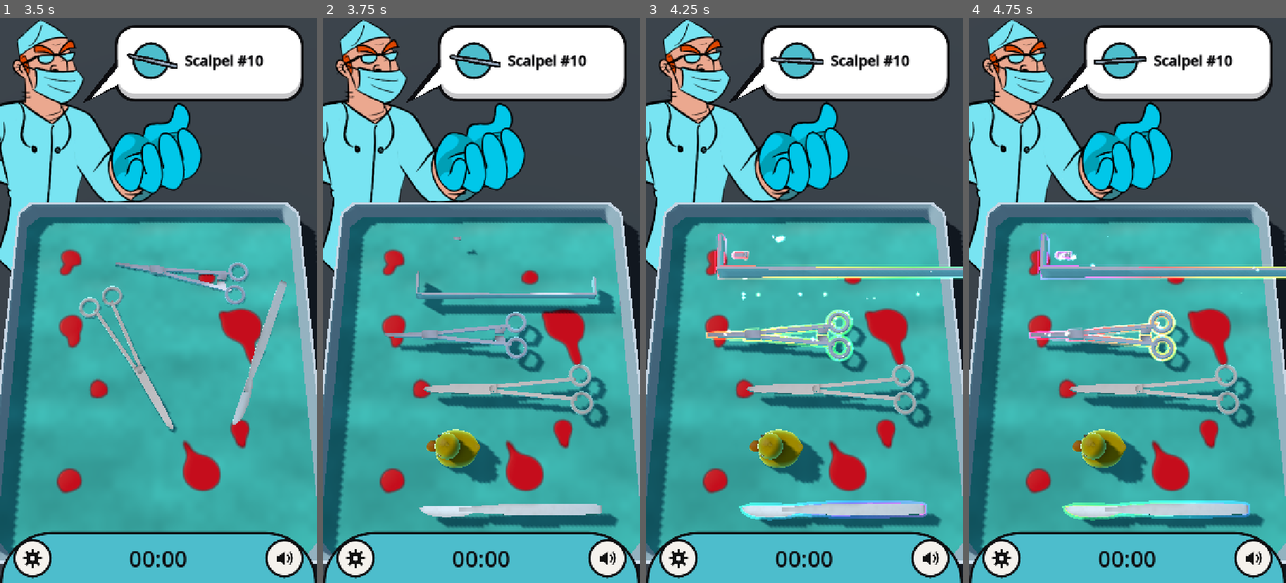
Above: before the commit, frames 1-4 (left to right).
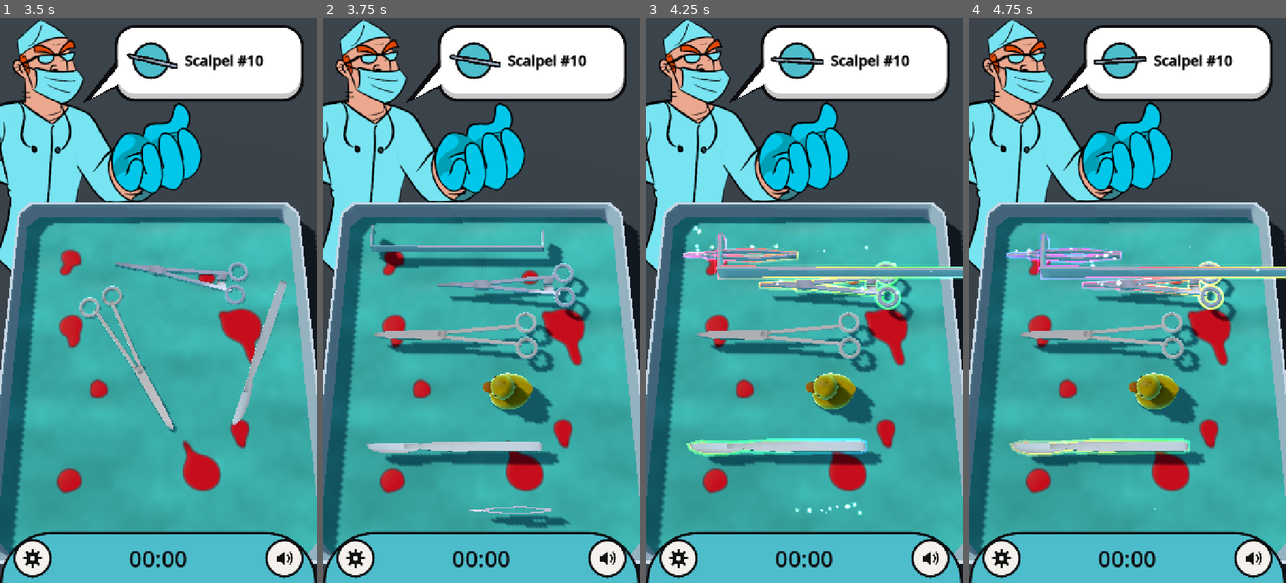
Above: after the commit, the same moments.

Repository: optimisticlucio/untitled-game-jam-game
Game: Godot game, scene res://dev/shader_lab/scale_shot.tscn
Same seed, same stepped clock (60 frames per second), same inputs: the game is played once before the commit and once after it. This scene is started directly instead of the project's main scene.
Inputs (mouse positions are in pixels of both pictures, inside the frame that each line leads up to):
- Up to frame 1 (3.5 s): tap Enter at 0.5 s; move the mouse to (228, 272) at 0.52 s; click (228, 272) at 0.67 s; drag from (95, 328) to (142, 413) at 1.27 s; move the mouse to (190, 176) at 2.02 s; click (190, 176) at 2.17 s; drag from (142, 413) to (63, 215) at 2.77 s
- Up to frame 2 (3.75 s): move the mouse to (576, 385) at 3.52 s; click (576, 385) at 3.67 s
- Up to frame 3 (4.25 s): no input
- Up to frame 4 (4.75 s): drag from (1032, 215) to (1079, 159) at 4.27 s

Frame 1 is identical in both runs. In frame 2, 14% of the frame differs, in the area x 13-95%, y 36-91%; in frame 3, 13%; in frame 4, 13%.

Commit message:
Remove the Acland micro clamp: at 1 cm it reads as a speck of dirt
Julia's call (2026-10-19): too small to recognise in the tray.
- Deleted tools/acland_clamp.tscn, its model, textures and colliders, and the m4
  line in dev/instruments/data/spec.json.
- Levels: dropped from the example level's distractors and from the Clamps
  level's tutorial (now Crile and Kelly).
- Dev lists: preview_check no longer asks for it; scale_shot uses the Vannas
  scissors as its small tool.

Every level's ids exist (checked against SurgicalTool.scenes_by_id()); drop and
rummage tests pass; the level runs.

Co-Authored-By: Claude Opus 5.5 <noreply@anthropic.com>

Diff:
--- a/dev/instruments/data/acland_clamp.json
+++ /dev/null
@@ -1,32 +0,0 @@
-[
- {
-  "type": "box",
-  "origin": [
-   0.0,
-   0.0,
-   0.000107
-  ],
-  "basis_cols": [
-   [
-    1.0,
-    0.0,
-    0.0
-   ],
-   [
-    0.0,
-    1.0,
-    0.0
-   ],
-   [
-    0.0,
-    0.0,
-    1.0
-   ]
-  ],
-  "size": [
-   0.004,
-   0.004,
-   0.0104
-  ]
- }
-]
--- a/dev/instruments/data/spec.json
+++ b/dev/instruments/data/spec.json
@@ -20,7 +20,6 @@
     "s8":  {"slug": "army_navy",          "he": "מפשק ידני",                "en": "Army-Navy retractor",             "d …(385 unchanged characters)…
     "m1":  {"slug": "micro_needle_holder","he": "מחזיק מחט זעיר",           "en": "Micro needle holder (round handle)", …(371 unchanged characters)…
     "m2":  {"slug": "vannas_scissors",    "he": "מספריים זעירות קפיציות",   "en": "Vannas spring scissors",          "d …(367 unchanged characters)…
-    "m4":  {"slug": "acland_clamp",       "he": "מהדק כלי דם זעיר",         "en": "Acland micro clamp",              "dims_mm": [10, 4, 4],     "tris": 100, "mass_g": 2,   "colliders_max": 1,  "body": "rigid",  "tex_px": 256, "uv_islands_max": 10, "phase": 2, "lookalike": null, "display_name": "Acland Clamp", "description": "A 1 cm spring clamp that temporarily closes a small vessel during microsurgery.", "specialities": [1, 2], "category": 2},
     "m5":  {"slug": "micro_hook",         "he": "וו לנתיחה עדינה",          "en": "Micro dissector hook",            "d …(351 unchanged characters)…
     "m6":  {"slug": "beaver_handle",      "he": "ידית סכין זעירה",          "en": "Beaver blade handle",             "d …(349 unchanged characters)…
     "t2":  {"slug": "kidney_dish",        "he": "קערת כליה",                "en": "Kidney dish",                     "d …(406 unchanged characters)…
--- a/dev/instruments/tests/preview_check.gd
+++ b/dev/instruments/tests/preview_check.gd
@@ -4,7 +4,7 @@
 ## SNAPSHOT=/abs/path.png Godot --path <repo> res://dev/instruments/tests/preview_check.tscn
 
 const SLUGS := ["scalpel_10", "scalpel_11", "scalpel_15", "kelly_clamp", "crile_clamp", "mayo_hegar",
-	"mayo_scissors", "adson_forceps", "micro_needle_holder", "vannas_scissors", "acland_clamp"]
+	"mayo_scissors", "adson_forceps", "micro_needle_holder", "vannas_scissors"]
 
 var frames := 0
 
--- a/dev/shader_lab/scale_shot.gd
+++ b/dev/shader_lab/scale_shot.gd
@@ -32,7 +32,7 @@
 	var tray := level.get("_tray") as Node3D
 	# The level's own tools plus a tiny one, a long one and a silly one, to compare sizes.
 	var scenes := SurgicalTool.scenes_by_id()
-	for id in [&"acland_clamp", &"army_navy", &"rubber_duck"]:
+	for id in [&"vannas_scissors", &"army_navy", &"rubber_duck"]:
 		if scenes.has(id) and not tray.get_node("Tools").get_children().any(func(t: SurgicalTool) -> bool: return t.id == id):
 			tray.get_node("Tools").add_child(scenes[id].instantiate())
 	var tools: Array = tray.get_node("Tools").get_children()
--- a/levels/example_level.tres
+++ b/levels/example_level.tres
@@ -6,7 +6,7 @@
 script = ExtResource("1_data")
 id = &"example_level"
 requested_ids = Dictionary[StringName, int]({&"kelly_clamp": 2, &"crile_clamp": 1, &"scalpel_10": 1, &"scalpel_11": 1, &"mayo_scissors": 1, &"metzenbaum_scissors": 1, &"adson_forceps": 1, &"debakey_forceps": 1})
-distractor_ids = Dictionary[StringName, int]({&"scalpel_15": 1, &"mayo_hegar": 1, &"vannas_scissors": 1, &"army_navy": 1, &"micro_hook": 1, &"beaver_handle": 1, &"micro_needle_holder": 1, &"acland_clamp": 1, &"eyebrow_tweezers": 1, &"dental_explorer": 1, &"rubber_duck": 1, &"banana": 1})
+distractor_ids = Dictionary[StringName, int]({&"scalpel_15": 1, &"mayo_hegar": 1, &"vannas_scissors": 1, &"army_navy": 1, &"micro_hook": 1, &"beaver_handle": 1, &"micro_needle_holder": 1, &"eyebrow_tweezers": 1, &"dental_explorer": 1, &"rubber_duck": 1, &"banana": 1})
 tool_size_percent = 120.0
 tutorial_ids = Array[StringName]([&"scalpel_10", &"kelly_clamp", &"mayo_scissors"])
 reshuffle_after = 8
--- a/levels/level_2.tres
+++ b/levels/level_2.tres
@@ -12,5 +12,5 @@
 id = &"clamps"
 title = "Clamps"
 scoring = SubResource("Resource_uno3a")
-tutorial_ids = Array[StringName]([&"acland_clamp", &"crile_clamp", &"kelly_clamp"])
+tutorial_ids = Array[StringName]([&"crile_clamp", &"kelly_clamp"])
 metadata/_custom_type_script = "uid://oeja3x8hjwhl"
--- a/tools/acland_clamp.tscn
+++ /dev/null
@@ -1,35 +0,0 @@
-[gd_scene format=3]
-
-[ext_resource type="PackedScene" path="res://tools/surgical_tool.tscn" id="base_tool"]
-[ext_resource type="PackedScene" path="res://assets/instruments/acland_clamp.glb" id="2_g6ofh"]
-
-[sub_resource type="BoxShape3D" id="BoxShape3D_855vk"]
-size = Vector3(0.004, 0.004, 0.0104)
-
-[sub_resource type="BoxShape3D" id="BoxShape3D_ygtci"]
-size = Vector3(0.02, 0.02, 0.0224)
-
-[node name="AclandClamp" instance=ExtResource("base_tool")]
-mass = 0.002
-continuous_cd = true
-id = &"acland_clamp"
-display_name = "Acland Clamp"
-description = "A 1 cm spring clamp that temporarily closes a small vessel during microsurgery."
-specialities = Array[int]([1, 2])
-category = 2
-
-[node name="Model" type="Node3D" parent="." unique_id=566862094 instance=ExtResource("2_g6ofh")]
-
-[node name="Collision00" type="CollisionShape3D" parent="." unique_id=2103696543]
-transform = Transform3D(1, 0, 0, 0, 1, 0, 0, 0, 1, 0, 0, 0.000107)
-shape = SubResource("BoxShape3D_855vk")
-
-[node name="Pick" type="Area3D" parent="." unique_id=1315755392]
-collision_layer = 128
-collision_mask = 0
-monitoring = false
-monitorable = false
-
-[node name="Collision00" type="CollisionShape3D" parent="Pick" unique_id=1893803385]
-transform = Transform3D(1, 0, 0, 0, 1, 0, 0, 0, 1, 0, 0, 0.000107)
-shape = SubResource("BoxShape3D_ygtci")
--- a/ui/tool_preview.gd
+++ b/ui/tool_preview.gd
@@ -34,7 +34,7 @@
 	tool.position = -bounds.get_center()
 	var radius := bounds.size.length() * 0.5
 	var distance := radius / sin(deg_to_rad(_camera.fov) * 0.5)
-	# Tiny tools (the 1 cm Acland clamp) sit closer than the default 5 cm near plane.
+	# Tiny tools sit closer than the default 5 cm near plane.
 	_camera.near = maxf(distance * 0.05, 0.001)
 	var elevation := deg_to_rad(camera_elevation_degrees)
 	_camera.position = Vector3(0.0, sin(elevation), cos(elevation)) * distance
Binary file removed: assets/instruments/acland_clamp.glb
Not shown, removed: assets/instruments/acland_clamp.glb.import
Binary file removed: assets/instruments/acland_clamp_m4_albedo.png
Not shown, removed: assets/instruments/acland_clamp_m4_albedo.png.import
Binary file removed: assets/instruments/acland_clamp_m4_orm.png
Not shown, removed: assets/instruments/acland_clamp_m4_orm.png.import
